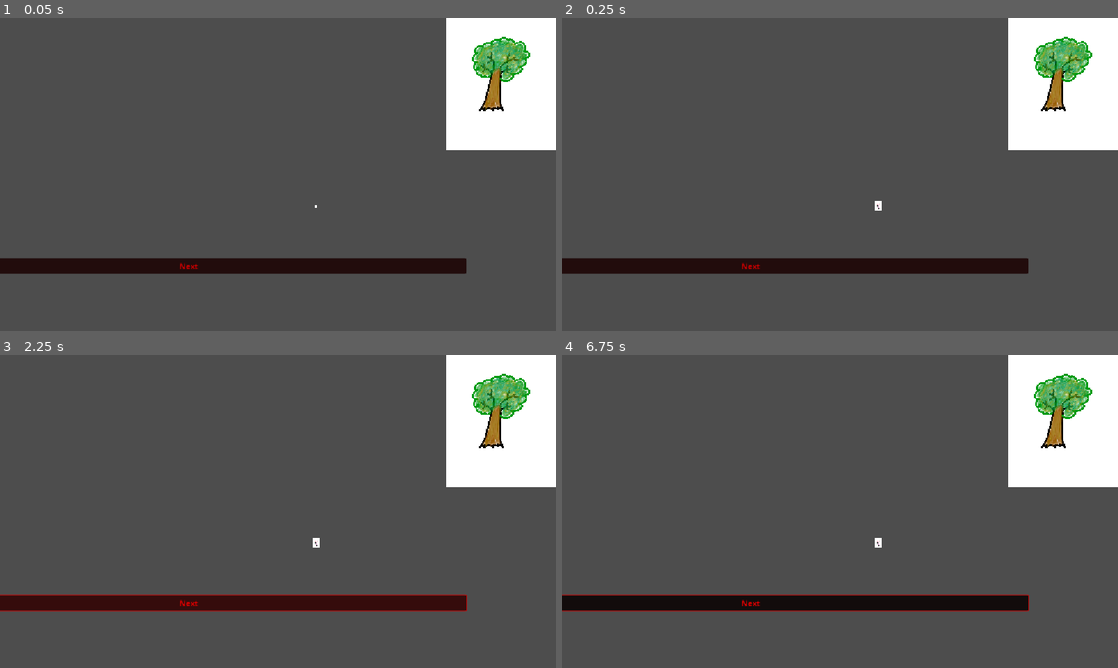
Above: before the commit, frames 1-4 (two rows, left to right).
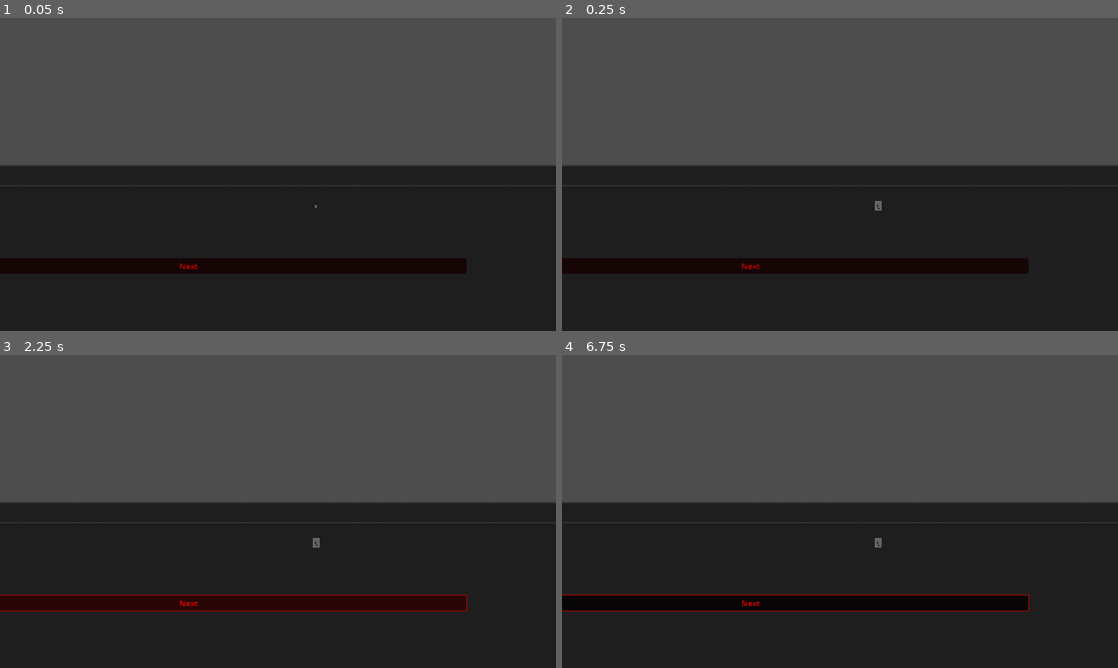
Above: after the commit, the same moments.

Repository: ygrecky/GameJam1
Game: Godot game, scene res://scenes/game.tscn
Two runs of this game, one before a commit and one after it. Both use one fixed random seed, a clock stepped at 60 frames per second and the inputs below. The engine's default icon, where the game draws it, is replaced by a stand-in: a white triangle on a blue panel in a dark square.
Inputs:
- Up to frame 1 (0.05 s): no input
- Up to frame 2 (0.25 s): no input
- Up to frame 3 (2.25 s): click "Next" at 0.5 s; click "Next" at 1.25 s; tap Enter at 2 s; hold Right (right) from 2.03 s (still down); hold Space (action_1) from 2.03 s (still down)
- Up to frame 4 (6.75 s): release Right (right) at 2.78 s; release Space (action_1) at 2.78 s; hold Down (down) 2.78-3.53 s; tap Space (action_1) at 2.85, 4.35, 5.85 s; tap Enter at 3.5, 5 s; hold Right (right) 3.53-4.28 s; hold Space (action_1) 3.53-4.28 s; hold Up (up) 4.28-5.03 s; hold Space (action_1) 5.03-5.78 s; hold Left (left) 5.03-6.53 s; hold Down (down) from 6.53 s (still down); hold Space (action_1) from 6.53 s (still down)

The runs differ from the first frame. In frame 1, 57% of the frame differs, in the area x 0-100%, y 0-100%; in frame 2, 57%; in frame 3, 57%; in frame 4, 57%.
Error after the commit: Parse Error: Function "_init_sprite()" not found in base self. (res://inventaire_objet.gd:6)

Commit message:
inventaire

Diff:
--- /dev/null
+++ b/inventaire_objet.gd
@@ -0,0 +1,6 @@
+extends Control
+
+var objet_1_image = preload("res://icon.svg").get_image()
+
+func _ready():
+	_init_sprite()
--- a/scenes/game.tscn
+++ b/scenes/game.tscn
@@ -8,6 +8,7 @@
 [ext_resource type="PackedScene" uid="uid://dbgsqtuqtac8i" path="res://scenes/inventaire.tscn" id="4_lbhrr"]
 [ext_resource type="PackedScene" uid="uid://cs6uqe11x4rm3" path="res://scenes/boite_texte.tscn" id="1_uwrxv"]
 [ext_resource type="PackedScene" uid="uid://c0tk2qqokmxjw" path="res://scenes/bloc_magnétique.tscn" id="5_iywne"]
+[ext_resource type="PackedScene" uid="uid://bf8sa75aaop53" path="res://scenes/inventaire_objet.tscn" id="5_iywne"]
 
 [node name="Game" type="Node2D" unique_id=439829170]
 
@@ -29,3 +30,4 @@
 [node name="CanvasLayer" parent="." unique_id=1665444524 instance=ExtResource("1_uwrxv")]
 [node name="Bloc magnétique" parent="." unique_id=32234192 instance=ExtResource("5_iywne")]
 position = Vector2(545, -123)
+[node name="Inventaire_objet" parent="." unique_id=595359068 instance=ExtResource("5_iywne")]
--- a/scenes/inventaire.tscn
+++ b/scenes/inventaire.tscn
@@ -1,4 +1,6 @@
 [gd_scene format=3 uid="uid://dbgsqtuqtac8i"]
+
+[ext_resource type="Texture2D" uid="uid://dad4i1rs4a2kl" path="res://Inventaire_texture.png" id="1_ruaot"]
 
 [node name="Inventaire" type="CanvasLayer" unique_id=1760829572]
 
@@ -23,8 +25,11 @@
 
 [node name="TextureRect" type="TextureRect" parent="Control/Inventaire_grid/Slot_1" unique_id=2111044478]
 layout_mode = 0
-offset_right = 40.0
-offset_bottom = 40.0
+offset_left = -1139.0
+offset_top = -666.0
+offset_right = 1341.0
+offset_bottom = 2842.0
+texture = ExtResource("1_ruaot")
 
 [node name="Slot_area" type="Area2D" parent="Control/Inventaire_grid/Slot_1" unique_id=1427699834]
 collision_layer = 32768
--- /dev/null
+++ b/scenes/inventaire_objet.tscn
@@ -0,0 +1,10 @@
+[gd_scene format=3 uid="uid://bf8sa75aaop53"]
+
+[ext_resource type="Script" uid="uid://d2cbjhyknkbbq" path="res://inventaire_objet.gd" id="1_6r0aq"]
+
+[node name="Inventaire_objet" type="Control" unique_id=595359068]
+layout_mode = 3
+anchors_preset = 0
+offset_right = 40.0
+offset_bottom = 40.0
+script = ExtResource("1_6r0aq")
Binary file added: Inventaire_texture.png
Not shown, added: Inventaire_texture.png.import
Binary file added: assets/Inventaire_texture.png
Not shown, added: assets/Inventaire_texture.png.import
Not shown, added: inventaire_objet.gd.uid
